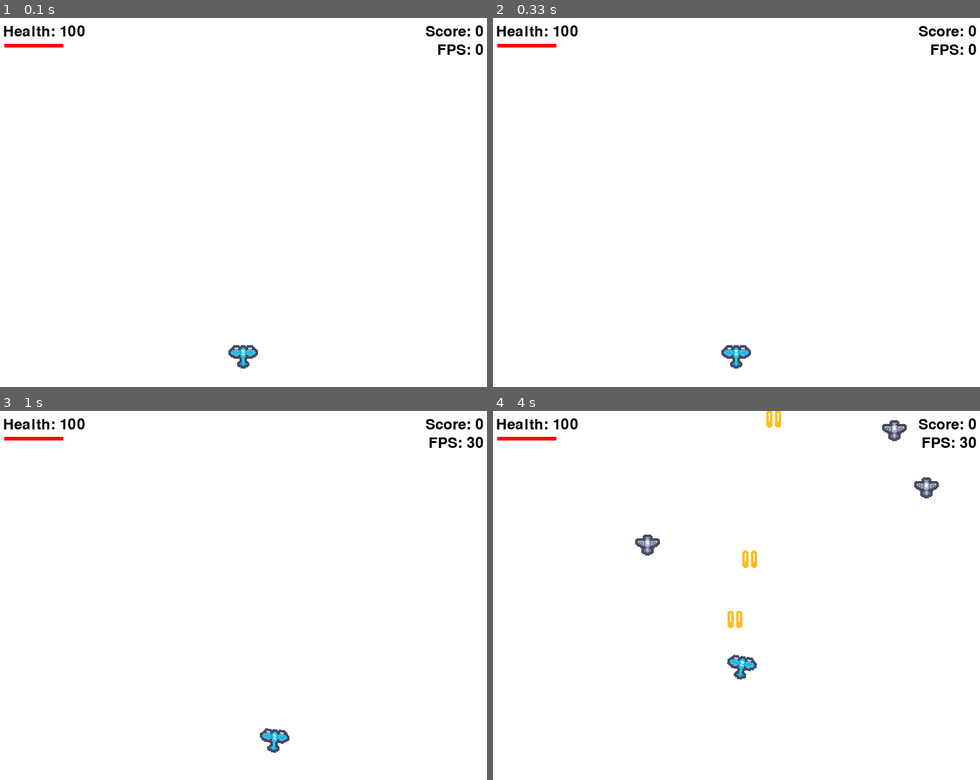
Above: before the commit, frames 1-4 (two rows, left to right).
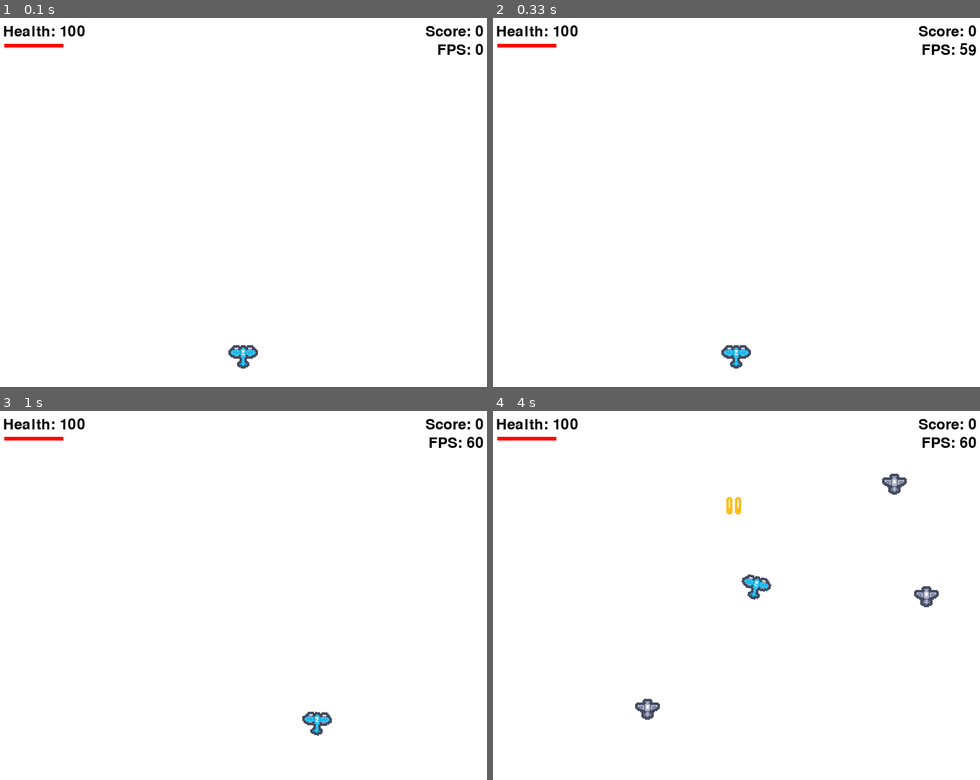
Above: after the commit, the same moments.

Repository: Aethelbrad/planes-pygame
Game: pygame game, started from main.py
Two runs of this game, one before a commit and one after it. Both use one fixed random seed, a clock stepped at 60 frames per second and the inputs below.
Inputs:
- Up to frame 1 (0.1 s): no input
- Up to frame 2 (0.33 s): no input
- Up to frame 3 (1 s): hold Right 0.33-0.8 s; hold Up from 0.83 s (still down)
- Up to frame 4 (4 s): release Up at 1.13 s; hold Right 1.17-1.63 s; hold Left 1.67-2.2 s; hold Down 2.23-2.53 s; tap Space at 2.57, 2.97, 3.27, 3.4, 3.8 s; hold Left 2.9-3.3 s; hold Up 3.33-3.7 s; hold Right from 3.73 s (still down)

Frame 1 is identical in both runs. In frame 2, 0.2% of the frame differs, in the area x 88-100%, y 6-11%; in frame 3, 0.5%; in frame 4, 2.0%, in the area x 29-98%, y 0-84%.

Commit message:
removed duplicate clock.tick(60) :D

Diff:
--- a/game.py
+++ b/game.py
@@ -236,7 +236,5 @@
 
             self.draw()
 
-            self.clock.tick(60)
-
         pygame.quit()
         sys.exit()
